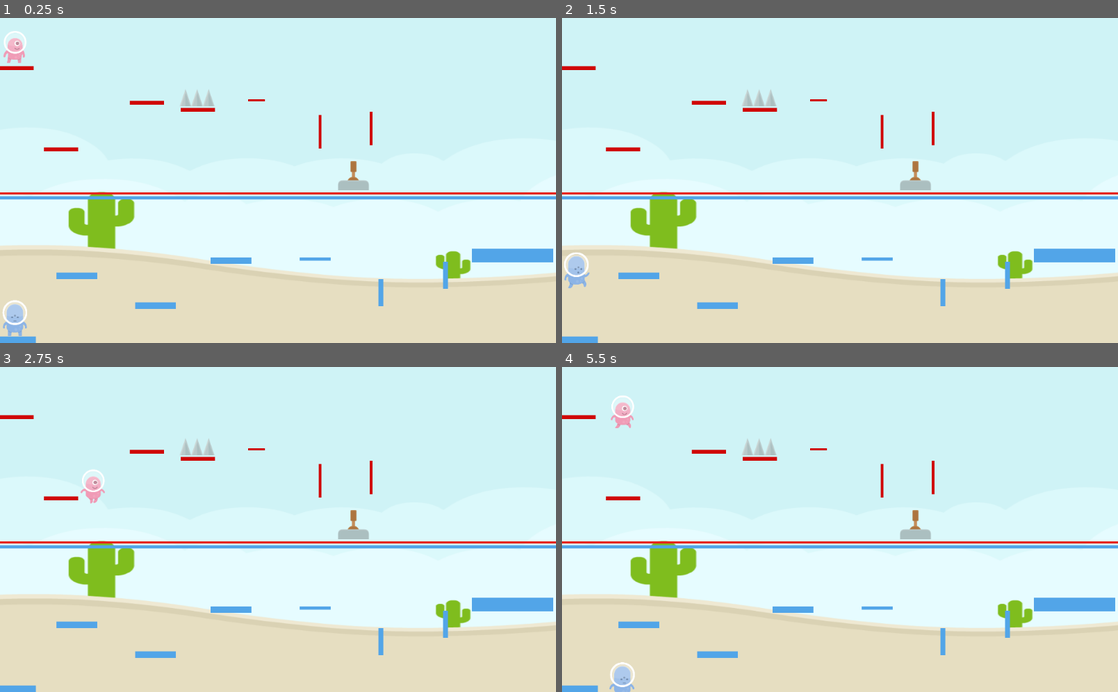
Above: before the commit, frames 1-4 (two rows, left to right).
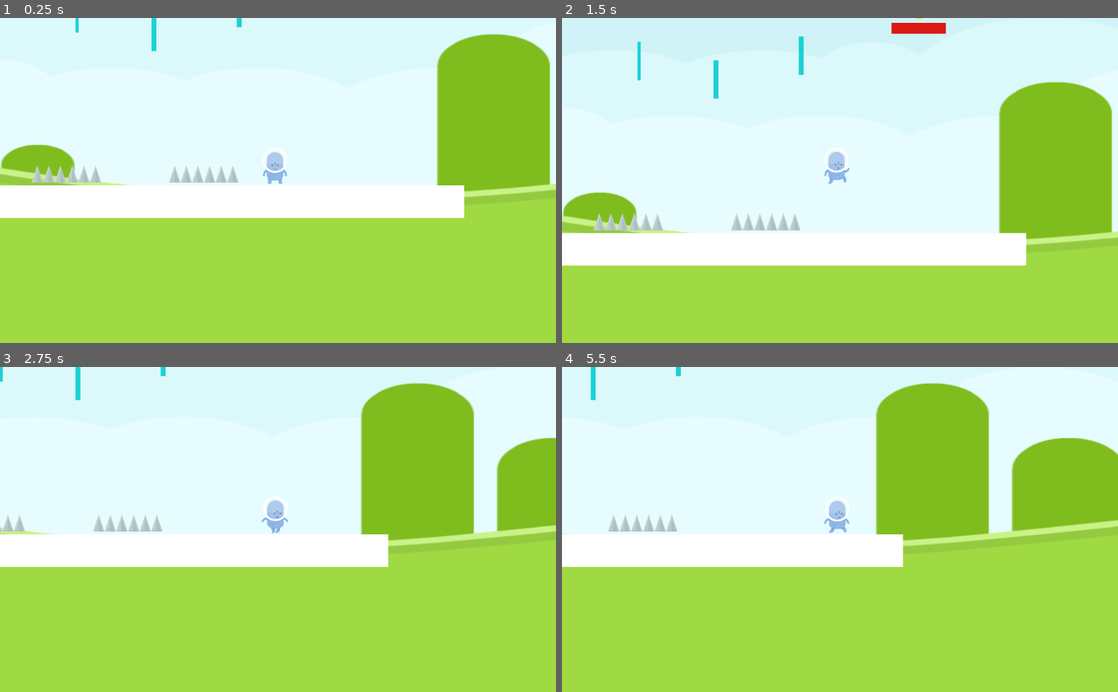
Above: after the commit, the same moments.

Repository: lucasviner/primerjoc
Game: Godot game, scene res://Escenes/Escena cossos.tscn
Two runs of this game, one before a commit and one after it. Both use one fixed random seed, a clock stepped at 60 frames per second and the inputs below. Before the commit the project starts from res://Escenes/Joc.tscn.
Inputs:
- Up to frame 1 (0.25 s): no input
- Up to frame 2 (1.5 s): tap Enter at 0.5 s; hold Down (mou abaix) 0.53-1.28 s; tap Space at 1.25 s; tap Up (mou adalt) at 1.35 s
- Up to frame 3 (2.75 s): hold Right (mou dreta) from 2.03 s (still down)
- Up to frame 4 (5.5 s): release Right (mou dreta) at 2.78 s; tap A (mou esquerra) at 2.85 s; tap Enter at 3.5 s; hold Down (mou abaix) 3.53-4.28 s; tap Space at 4.25 s; tap Up (mou adalt) at 4.35 s; hold Right (mou dreta) from 5.03 s (still down)

The runs differ from the first frame. In frame 1, 61% of the frame differs, in the area x 0-100%, y 0-100%; in frame 2, 49%; in frame 3, 62%; in frame 4, 64%.

Commit message:
Joc acabat

Diff:
--- a/Escenes/Cos.gd
+++ b/Escenes/Cos.gd
@@ -51,6 +51,7 @@
 
 func _on_Area2D_body_entered(_body):
 	get_tree().reload_current_scene()
+	position = Vector2(1115,320)
 
 
 func _on_Pinxos2_body_entered(_body):
@@ -58,3 +59,12 @@
 
 #func _on_Pinxos_body_entered(body):
 #	get_tree().change_scene("res://Escenes/Joc.tscn")
+
+
+
+func _on_Pinxos_body_entered(body):
+	get_tree().reload_current_scene()
+
+
+func _on_Porta_body_entered(body):
+	get_tree().change_scene("res://Escenes/Escena final.tscn")
--- /dev/null
+++ b/Escenes/Escena final.tscn
@@ -0,0 +1,10 @@
+[gd_scene load_steps=2 format=2]
+
+[ext_resource path="res://foto final.JPG" type="Texture" id=1]
+
+[node name="Escena final" type="Node2D"]
+
+[node name="Sprite" type="Sprite" parent="."]
+position = Vector2( 504.5, 292.5 )
+scale = Vector2( 1.29924, 1.22222 )
+texture = ExtResource( 1 )
--- a/Escenes/Joc.tscn
+++ b/Escenes/Joc.tscn
@@ -10,12 +10,21 @@
 [ext_resource path="res://Escenes/Pinxos mapa 2.tscn" type="PackedScene" id=8]
 [ext_resource path="res://imatges/PNG/Tiles/leverMid.png" type="Texture" id=9]
 [ext_resource path="res://imatges/PNG/Tiles/doorClosed_mid.png" type="Texture" id=10]
+[ext_resource path="res://Escenes/StaticBody2D.gd" type="Script" id=11]
+[ext_resource path="res://imatges/PNG/Items/flagGreen1.png" type="Texture" id=12]
+[ext_resource path="res://imatges/PNG/Items/flagBlue2.png" type="Texture" id=13]
+
+[sub_resource type="RectangleShape2D" id=1]
+extents = Vector2( 64, 64 )
+
+[sub_resource type="RectangleShape2D" id=2]
+extents = Vector2( 51, 52 )
 
 [node name="Joc" type="Node2D"]
 
 [node name="FONS" type="Sprite" parent="."]
-position = Vector2( 578.5, 338 )
-scale = Vector2( 1.5166, 0.855469 )
+position = Vector2( 561.5, 436 )
+scale = Vector2( 1.72559, 1.04688 )
 texture = ExtResource( 7 )
 
 [node name="Pers blau" parent="." instance=ExtResource( 2 )]
@@ -27,19 +36,14 @@
 scale = Vector2( 30, 0.05 )
 
 [node name="Floor blue9" parent="." instance=ExtResource( 5 )]
-position = Vector2( 946, 434 )
+position = Vector2( 904, 479 )
 rotation = -3.14158
 scale = Vector2( 1.5, 1 )
 
-[node name="Floor blue8" parent="." instance=ExtResource( 5 )]
-position = Vector2( 819, 474 )
+[node name="Floor blue7" parent="." instance=ExtResource( 5 )]
+position = Vector2( 698, 551 )
 rotation = 1.5708
-scale = Vector2( 0.5, 0.35 )
-
-[node name="Floor blue7" parent="." instance=ExtResource( 5 )]
-position = Vector2( 700, 506 )
-rotation = 1.5708
-scale = Vector2( 0.5, 0.35 )
+scale = Vector2( 1, 1.5 )
 
 [node name="Floor blue6" parent="." instance=ExtResource( 5 )]
 position = Vector2( 580, 446 )
@@ -91,33 +95,76 @@
 scale = Vector2( 0.5, 0.5 )
 
 [node name="Floor pink6" parent="." instance=ExtResource( 1 )]
-position = Vector2( 590, 210 )
+position = Vector2( 592, 210 )
 rotation = 1.5708
-scale = Vector2( 0.5, 0.35 )
+scale = Vector2( 0.5, 0.5 )
+
+[node name="Floor pink8" parent="." instance=ExtResource( 1 )]
+position = Vector2( 951, 183 )
+scale = Vector2( 1, 2 )
+
+[node name="Floor pink9" parent="." instance=ExtResource( 1 )]
+position = Vector2( 813, 297 )
+scale = Vector2( 1, 1.5 )
 
 [node name="Floor pink7" parent="." instance=ExtResource( 1 )]
-position = Vector2( 684, 204 )
+position = Vector2( 691, 202 )
 rotation = 1.5708
-scale = Vector2( 0.5, 0.35 )
+scale = Vector2( 0.5, 0.5 )
 
 [node name="Respawn" parent="." instance=ExtResource( 6 )]
 position = Vector2( 2238, 356 )
 scale = Vector2( 30, 0.05 )
 
 [node name="Pinxos" parent="." instance=ExtResource( 8 )]
-position = Vector2( 363, 131 )
+position = Vector2( 365, 132 )
 scale = Vector2( 0.5, 0.5 )
 
 [node name="Sprite2" type="Sprite" parent="."]
-position = Vector2( 517, -162 )
+position = Vector2( 994, 426 )
+scale = Vector2( 0.585938, 0.539063 )
+texture = ExtResource( 13 )
+
+[node name="Sprite" type="Sprite" parent="."]
+position = Vector2( 1034, 132 )
+scale = Vector2( 0.5, 0.5 )
+texture = ExtResource( 12 )
+
+[node name="Porta" type="Area2D" parent="."]
+position = Vector2( 971, 114 )
+scale = Vector2( 0.5, 0.75 )
+script = ExtResource( 11 )
+__meta__ = {
+"_edit_group_": true
+}
+
+[node name="Porta" type="Sprite" parent="Porta"]
 texture = ExtResource( 10 )
 
-[node name="Sprite3" type="Sprite" parent="."]
-position = Vector2( -614, 815 )
+[node name="CollisionShape2D" type="CollisionShape2D" parent="Porta"]
+visible = false
+position = Vector2( -1, -1 )
+shape = SubResource( 1 )
+
+[node name="Area2D" type="Area2D" parent="."]
+position = Vector2( 351, 477 )
 scale = Vector2( 0.5, 0.5 )
+__meta__ = {
+"_edit_group_": true
+}
+
+[node name="Palanca" type="Sprite" parent="Area2D"]
+position = Vector2( -1486, 966 )
 texture = ExtResource( 9 )
 offset = Vector2( 2530, -1058 )
+
+[node name="CollisionShape2D" type="CollisionShape2D" parent="Area2D"]
+visible = false
+position = Vector2( 1045, -86 )
+shape = SubResource( 2 )
 
 [connection signal="body_entered" from="Respawn2" to="Pers rosa" method="_on_Area2D_body_entered"]
 [connection signal="body_entered" from="Respawn" to="Pers rosa" method="_on_Area2D_body_entered"]
 [connection signal="body_entered" from="Pinxos" to="Pers rosa" method="_on_Pinxos_body_entered"]
+[connection signal="body_entered" from="Porta" to="Pers rosa" method="_on_Porta_body_entered"]
+[connection signal="body_entered" from="Area2D" to="Porta" method="_on_Area2D_body_entered"]
--- /dev/null
+++ b/Escenes/StaticBody2D.gd
@@ -0,0 +1,21 @@
+extends Area2D
+
+
+# Declare member variables here. Examples:
+# var a = 2
+# var b = "text"
+
+
+# Called when the node enters the scene tree for the first time.
+func _ready():
+	position += Vector2(1000,0)
+
+
+# Called every frame. 'delta' is the elapsed time since the previous frame.
+#func _process(delta):
+#	pass
+
+
+func _on_Area2D_body_entered(_body):
+	visible = true
+	position -= Vector2(1000,0)
--- a/project.godot
+++ b/project.godot
@@ -11,7 +11,7 @@
 [application]
 
 config/name="Joc Godot"
-run/main_scene="res://Escenes/Joc.tscn"
+run/main_scene="res://Escenes/Escena cossos.tscn"
 config/icon="res://imatges/icon.png"
 
 [input]
Not shown: 1 places in Escenes/Joc.tscn that only renumber resources
Binary file added: foto final.JPG
Not shown, added: foto final.JPG.import
